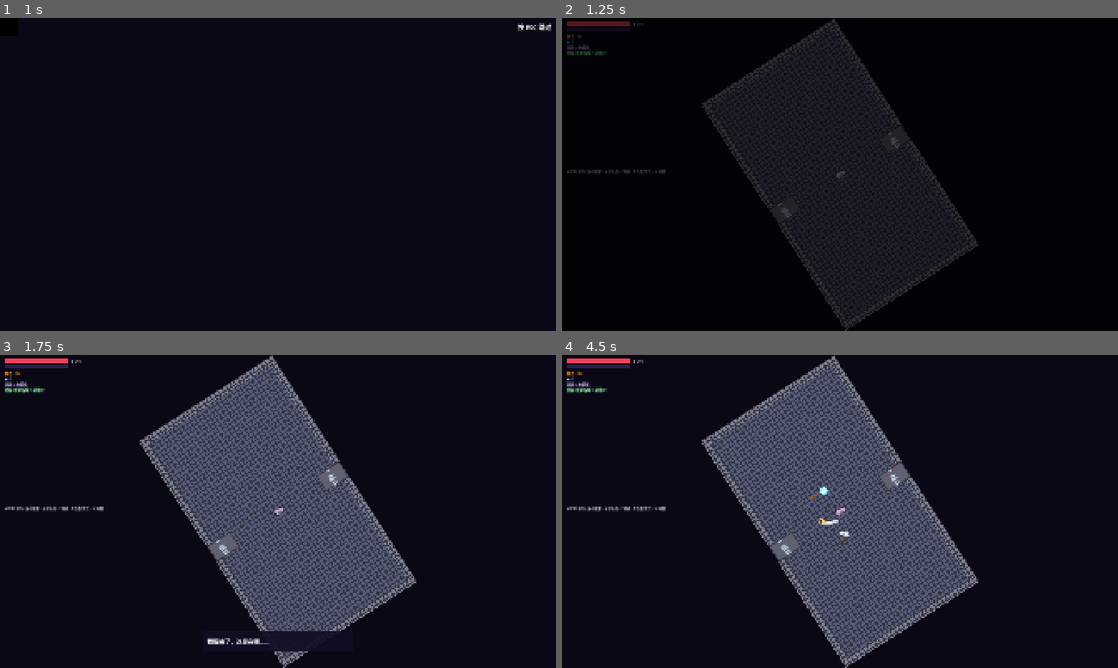
Above: before the commit, frames 1-4 (two rows, left to right).
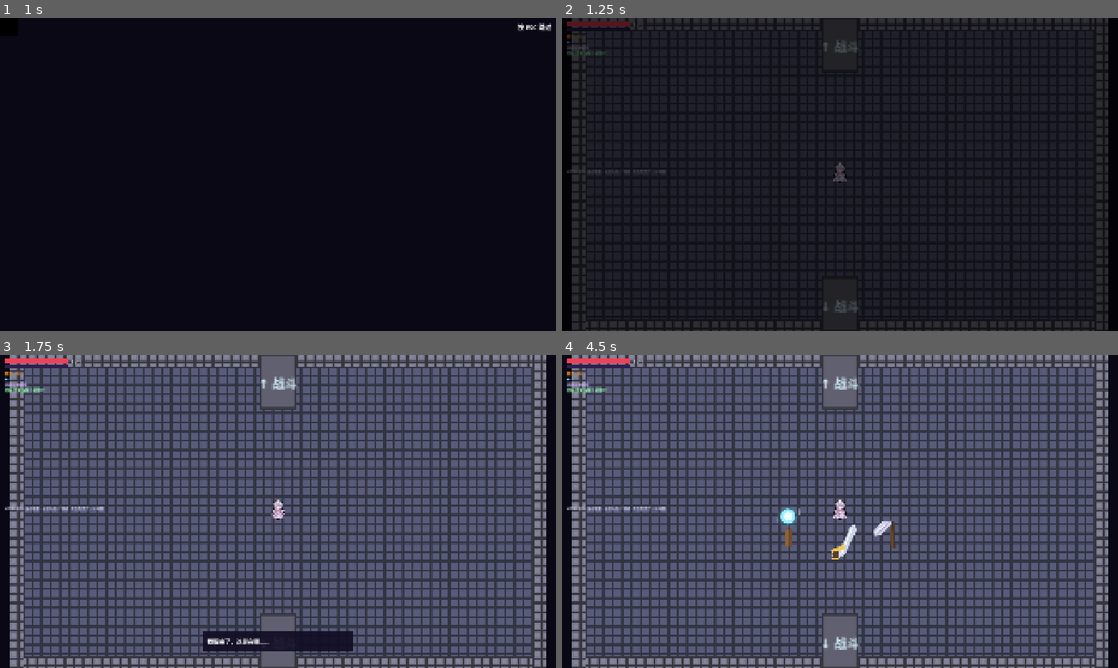
Above: after the commit, the same moments.

Repository: zxy12138/momogametest
Game: Godot game, scene res://src/scenes/Main.tscn
The game is run twice, just before and just after one commit, with the same random seed, the same clock (stepped at 60 frames per second) and the same inputs. Video files are missing from this copy of the repository; at most half a second of black plays in their place.
Inputs (mouse positions are in pixels of both pictures, inside the frame that each line leads up to):
- Up to frame 1 (1 s): click "新游戏" at 0.5 s
- Up to frame 2 (1.25 s): no input
- Up to frame 3 (1.75 s): tap Enter (ui_accept) at 1.25, 1.52 s; move the mouse to (400, 495) at 1.27 s; press the mouse at (400, 495) at 1.28 s; hold D (move_right) from 1.28 s (still down)
- Up to frame 4 (4.5 s): release D (move_right) at 2 s; release the mouse at (962, 495) at 2 s; drag from (728, 527) to (895, 477) at 2.02 s; tap Enter (ui_accept) at 2.75, 4.25 s; move the mouse to (895, 442) at 2.77 s; hold D (move_right) 2.78-3.5 s; tap E (ultimate) at 2.85 s; click (895, 442) at 2.92 s; drag from (812, 574) to (673, 464) at 3.52 s; move the mouse to (1006, 558) at 4.27 s; press the mouse at (1006, 558) at 4.28 s; hold A (move_left) from 4.28 s (still down)

Frame 1 is identical in both runs. In frame 2, 42% of the frame differs, in the area x 1-99%, y 0-100%; in frame 3, 84%; in frame 4, 85%.

Commit message:
7.28gongsi

Diff:
--- a/src/scenes/Game.gd
+++ b/src/scenes/Game.gd
@@ -28,7 +28,7 @@
 # 相机：本 Godot 版本 Camera2D.current / make_current() 均不可靠（不接管视口），
 # 故改用确定性方案——Game.gd 每帧直接写 get_viewport().canvas_transform，数学上保证玩家居中。
 # Camera2D 节点已设为 enabled=false，仅作占位（Player.shake 仍 tween 其 offset，但视觉由手动 transform 决定）。
-var _cam_zoom: float = 1.0  # 视角倍数：1.0=不放大（去掉开场拉近后的基础值）；想放大改这里即可
+var _cam_zoom: float = 2.0  # 视角倍数：1.0=不放大（去掉开场拉近后的基础值）；想放大改这里即可
 
 # ============ 开场序列 / 场景内武器拾取 ============
 var _prologue_active := false
@@ -695,8 +695,16 @@
 		return
 	var vp := get_viewport()
 	var center := vp.get_visible_rect().size * 0.5
-	var z := _cam_zoom
-	vp.canvas_transform = Transform2D(z, center - z * p.global_position)
+	var z: float = _cam_zoom
+	# Transform2D(rotation, position) 的双参数构造会把第一个参数当成弧度旋转，
+	# 不能把缩放值 z 直接传进去，否则 z=1.0 会让整个世界旋转 1 弧度。
+	# 显式构造无旋转的缩放矩阵，确保画面始终保持正向：screen = z * world + translation。
+	var tr: Transform2D = Transform2D(
+		Vector2(z, 0.0),
+		Vector2(0.0, z),
+		center - z * p.global_position
+	)
+	vp.canvas_transform = tr
 
 
 func _set_gm_locked(v: bool) -> void:
--- a/src/ui/MapUI.gd
+++ b/src/ui/MapUI.gd
@@ -29,8 +29,21 @@
 	_panel.size = get_window().get_visible_rect().size
 	add_child(_panel)
 
+	# 地图背景图（铺在最底层；上方 dim 仅留薄薄一层滤镜让文字仍清晰可读）
+	var bg_tex: Texture2D = load("res://assets/ui/map/Maps_001.png") as Texture2D
+	if bg_tex != null:
+		var bg := TextureRect.new()
+		bg.name = "MapBg"
+		bg.texture = bg_tex
+		bg.expand_mode = TextureRect.EXPAND_IGNORE_SIZE
+		bg.stretch_mode = TextureRect.STRETCH_KEEP_ASPECT_COVERED  # 等比铺满，超出裁掉
+		bg.size = _panel.size
+		bg.position = Vector2.ZERO
+		bg.mouse_filter = Control.MOUSE_FILTER_IGNORE            # 不拦截点击
+		_panel.add_child(bg)
+
 	var dim := ColorRect.new()
-	dim.color = Color(0.02, 0.02, 0.06, 0.82)
+	dim.color = Color(0.02, 0.02, 0.06, 0.30)                    # 降低透明度让羊皮纸透出
 	dim.mouse_filter = 1
 	dim.size = _panel.size
 	_panel.add_child(dim)
Binary file added: assets/ui/map/Maps_001.png
Not shown, added: assets/ui/map/Maps_001.png.import
Not shown, changed: .workbuddy/memory/2026-07-28.md
Not shown, changed: .workbuddy/memory/MEMORY.md
Not shown, changed: docs/CHANGELOG.md
Not shown, added: docs/CHANGELOG_2026-07-28_camera_rotation_fix.md
